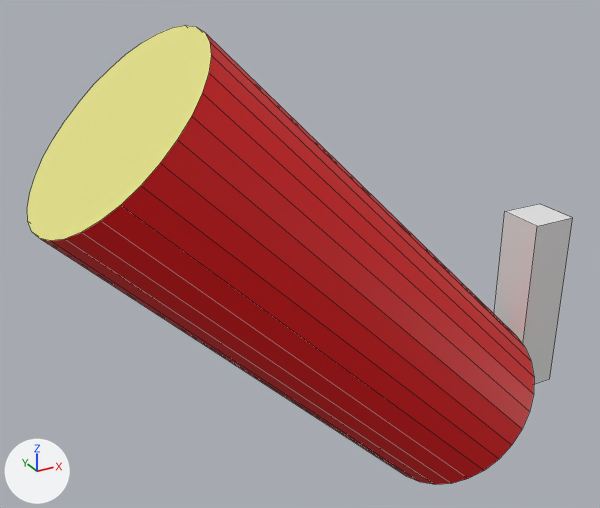
An edit to the FBX model Assets/Scenes/Chang/Arena/Canon.fbx, drawn before and after from the same camera.
One viewpoint serves both versions: a camera (50 mm lens) standing at (-5.28, -6.11, 5.21) and looking at (-1.77, 0.28, 2.02). Arrows for +X, +Y and +Z are at lower left; the lights stay in place. Mesh edges are drawn as thin lines. Where no turn or scale is listed for an object, it has been applied to the vertices.

Objects in the first picture: 'Lever', 'Pipe'.
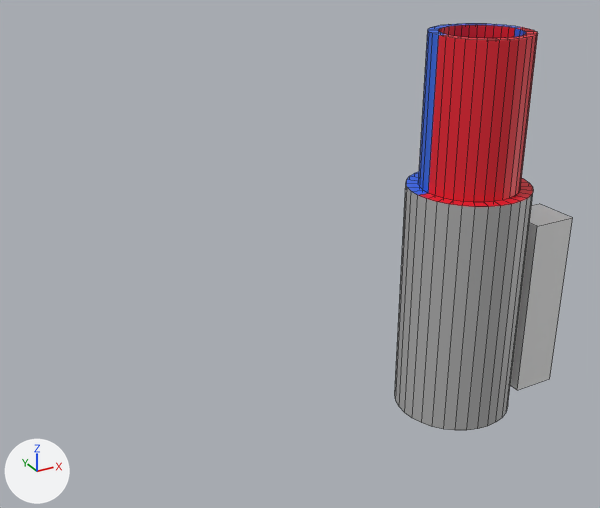
Edits to the bpy script that builds the scene:
```text
Change mat_red:
    mat_red.base_color: (0.8, 0.0, 0.00286) -> (0.8, 0.0104, 0.0276)  # red #e70009 -> red #e71a2e
Change mat_grey:
    mat_grey.base_color: (0.27, 0.27, 0.27) -> (0.426, 0.426, 0.426)  # grey #8e8e8e -> grey #afafaf
Change mat_yellow:
    mat_yellow.base_color: (0.8, 0.772, 0.247) -> (0.8, 0.719, 0.0693)  # yellow #e7e488 -> yellow #e7dc4a
Add mat_blue:
    mat_blue = principled_material('Blue')
    mat_blue.base_color = (0.0288, 0.136, 0.8)  # blue #2f67e7
Add me_cylinder_011:
    me_cylinder_011.from_pydata(...)  # 128 vertices, 128 faces; spans x -0.5..0.5, y -0.5..0.5, z 0.0..2.5
    # faces by material slot: [64, 64]
    me_cylinder_011.materials.append(mat_red)  # red #e71a2e
    me_cylinder_011.materials.append(mat_blue)  # blue #2f67e7
Add me_cylinder_010_1:
    me_cylinder_010_1.from_pydata(...)  # 96 vertices, 65 faces; spans x -0.63..0.62, y -0.63..0.62, z 0.0..2.5
    # faces by material slot: [16, 32, 1, 16]
    me_cylinder_010_1.materials.append(mat_red)  # red #e71a2e
    me_cylinder_010_1.materials.append(mat_grey)  # grey #afafaf
    me_cylinder_010_1.materials.append(mat_yellow)  # yellow #e7dc4a
    me_cylinder_010_1.materials.append(mat_blue)  # blue #2f67e7
Remove ob_pipe:
    ob_pipe = bpy.data.objects.new('Pipe', me_cylinder_010)
    ob_pipe.location = (0.0, 0.0, 0.0)
Add ob_pipeend:
    ob_pipeend = bpy.data.objects.new('PipeEnd', me_cylinder_011)
    ob_pipeend.location = (0.0, 0.0, 1.5)
Add ob_pipebottom:
    ob_pipebottom = bpy.data.objects.new('PipeBottom', me_cylinder_010_1)
    ob_pipebottom.location = (0.0, 0.0, 0.0)
```

Where the change shows, as pixel boxes (x1, y1, x2, y2) in the pictures (600 x 508 px):
'Pipe', deleted (red)
    before: (27, 25, 534, 485)
    faces in mat_red (red #e70009): (41, 33, 534, 485)
    faces in mat_yellow (yellow #e7e488): (27, 25, 211, 241)
'PipeBottom', added
    after: (395, 172, 533, 430)
    faces in mat_grey (grey #afafaf): (395, 185, 533, 430)
    faces in mat_red (red #e71a2e): (419, 178, 533, 207)
    faces in mat_blue (blue #2f67e7): (406, 172, 427, 195)
'PipeEnd', added (red)
    after: (418, 23, 538, 202)
    faces in mat_red (red #e71a2e): (428, 25, 538, 202)
    faces in mat_blue (blue #2f67e7): (418, 23, 526, 193)
